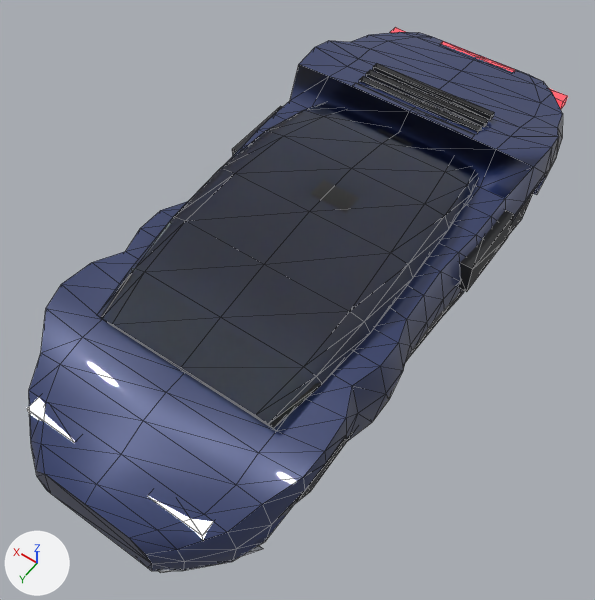
The glTF model glisteel/assets/cars/hero.glb as it was, and as the next commit left it.
Both versions are drawn from a 50 mm lens placed at (-1.93, 2.92, 4.02), pointed at (-0.05, 0.29, -0.11). Lighting does not change. The marker at lower left points along +X, +Y and +Z. The picture after the commit comes second. Mesh edges are drawn as thin lines. Where no turn or scale is listed for an object, it has been applied to the vertices. Vertices at exactly the same position are counted once.

Names of what the first picture shows: 'body_accent', 'body_lights', 'body_shell', 'body_vents', 'glass' and 2 more.
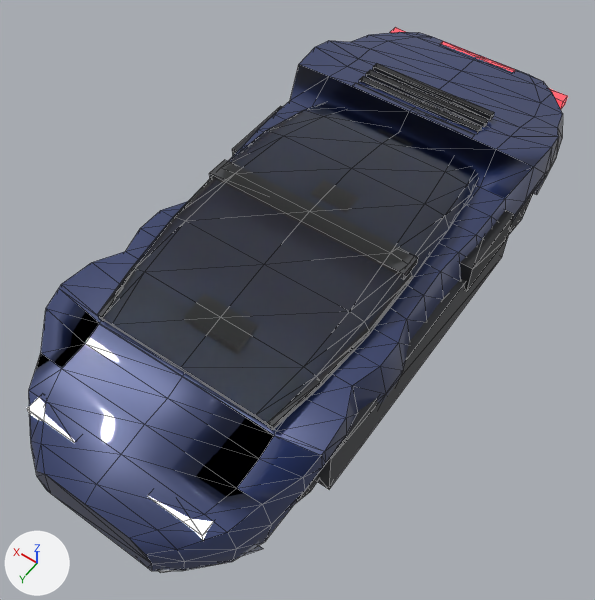
Location of each change, [x1, y1, x2, y2] in pixels of the pictures (595 x 600 px; the box of a moved part takes in the faces that stretch with it):
'body_shell', reshaped (19% shorter): before [29, 32, 563, 571]; after [59, 32, 563, 468]
'bonnet_shell', added: after [29, 288, 322, 571]
'interior_tub', reshaped (not visible before): after [318, 221, 513, 489]
'header_rail', added: after [209, 160, 418, 279]
'pillar_left', added: after [267, 285, 408, 430]
'pillar_right', added: after [98, 263, 136, 322]
part 1 of me_hero_body_shell, cut back: before [29, 284, 326, 571]; after [59, 284, 326, 468]
part 2 of me_hero_body_shell, moved or reshaped (mostly hidden): [534, 173, 548, 195] in both
part 3 of me_hero_body_shell, surface changed: before [84, 178, 545, 463]; after [96, 178, 545, 463]

The change, as a list of edits to the scene's bpy script:
```text
Change me_hero_body_shell:
    used by ob_body_shell; location = (0.0, 0.0, 0.0)
    verts and faces of me_hero_body_shell; kept vertices keep their numbers, new ones are numbered from 264
    before: 209 (-0.62, -1.43, -0.31), 210 (0.62, -1.43, -0.31), 211 (0.91, -1.43, 0.14), 219 (-0.91, -1.43, 0.14) at pixel (548, 172), 220 (-0.66, -1.62, -0.27)
    before: 221 (0.66, -1.62, -0.27), 222 (0.83, -1.62, -0.27), 230 (-0.83, -1.62, -0.27) at pixel (536, 194)
    remove me_hero_body_shell.from_pydata(...)  # 264 vertices, 524 faces; spans x -0.93..0.93, y -2.1..2.1, z -0.31..0.48
    add me_hero_body_shell.from_pydata(...)  # 220 vertices, 436 faces; spans x -0.93..0.93, y -2.1..1.3, z -0.31..0.48
    me_hero_body_shell part 1
    53 vertices are removed from x -0.91..0.91, y 1.43..2.1, z -0.31..0.29
    117 faces are deleted
    2 vertices move from x 0.62..0.65, y 1.43, z -0.31..0.23 to x 0.59..0.62, y 1.3, z -0.31..0.22
    9 vertices are added at x -0.92..0.92, y 1.3, z -0.31..0.33
    29 new faces join them
    me_hero_body_shell part 2
    add delete_faces([(210, 221, 222), (210, 222, 211), (219, 230, 220), (209, 219, 220)])
    add faces += [(210, 211, 222), (210, 222, 221), (209, 220, 219), (219, 220, 230)]
    me_hero_body_shell part 3: 386 kept faces spanning x -0.93..0.93, y -2.1..1.3, z -0.31..0.48 get new texture (UV) coordinates
Change me_hero_interior_tub:
    used by ob_interior_tub; location = (0.0, 0.0, 0.0)
    remove me_hero_interior_tub.from_pydata(...)  # 32 vertices, 48 faces; spans x -0.62..0.62, y -1.05..0.9, z -0.28..0.29
    add me_hero_interior_tub.from_pydata(...)  # 40 vertices, 60 faces; spans x -0.9..0.9, y -1.05..1.18, z -0.31..0.29
    me_hero_interior_tub part 4
    9 vertices are removed from x -0.62..0.62, y -0.94..0.8, z -0.28..-0.11
    24 faces are deleted
    4 vertices in x -0.52..0.52, y 0.9, z -0.28..-0.22 move by (0.0, 0.26, 0.0)
    5 vertices move from x -0.62..0.62, y -0.94..0.8, z -0.28..-0.11 to x -0.58..0.9, y -0.94..1.18, z -0.31..0.09
    17 vertices are added at x -0.9..0.9, y -0.94..1.18, z -0.31..0.09
    36 new faces join them
Add me_hero_pillar_right:
    me_hero_pillar_right.from_pydata(...)  # 16 vertices, 28 faces; spans x 0.579..0.711, y 0.1..1.3, z 0.268..0.397
    me_hero_pillar_right.materials.append(mat_interior)  # dark grey #424446
Add me_hero_pillar_left:
    me_hero_pillar_left.from_pydata(...)  # 16 vertices, 28 faces; spans x -0.711..-0.579, y 0.1..1.3, z 0.268..0.397
    me_hero_pillar_left.materials.append(mat_interior)  # dark grey #424446
Add me_hero_header_rail:
    me_hero_header_rail.from_pydata(...)  # a box spanning x -0.7..0.7, y 0.03..0.18, z 0.44..0.485
    me_hero_header_rail.materials.append(mat_interior)  # dark grey #424446
Add me_hero_bonnet_shell:
    me_hero_bonnet_shell.from_pydata(...)  # 66 vertices, 128 faces; spans x -0.92..0.92, y 1.3..2.1, z -0.31..0.33
    me_hero_bonnet_shell.materials.append(mat_paint)
Add ob_pillar_right:
    ob_pillar_right = bpy.data.objects.new('pillar_right', me_hero_pillar_right)
    ob_pillar_right.location = (0.0, 0.0, 0.0)
Add ob_pillar_left:
    ob_pillar_left = bpy.data.objects.new('pillar_left', me_hero_pillar_left)
    ob_pillar_left.location = (0.0, 0.0, 0.0)
Add ob_header_rail:
    ob_header_rail = bpy.data.objects.new('header_rail', me_hero_header_rail)
    ob_header_rail.location = (0.0, 0.0, 0.0)
Add ob_bonnet_shell:
    ob_bonnet_shell = bpy.data.objects.new('bonnet_shell', me_hero_bonnet_shell)
    ob_bonnet_shell.location = (0.0, 0.0, 0.0)
```
